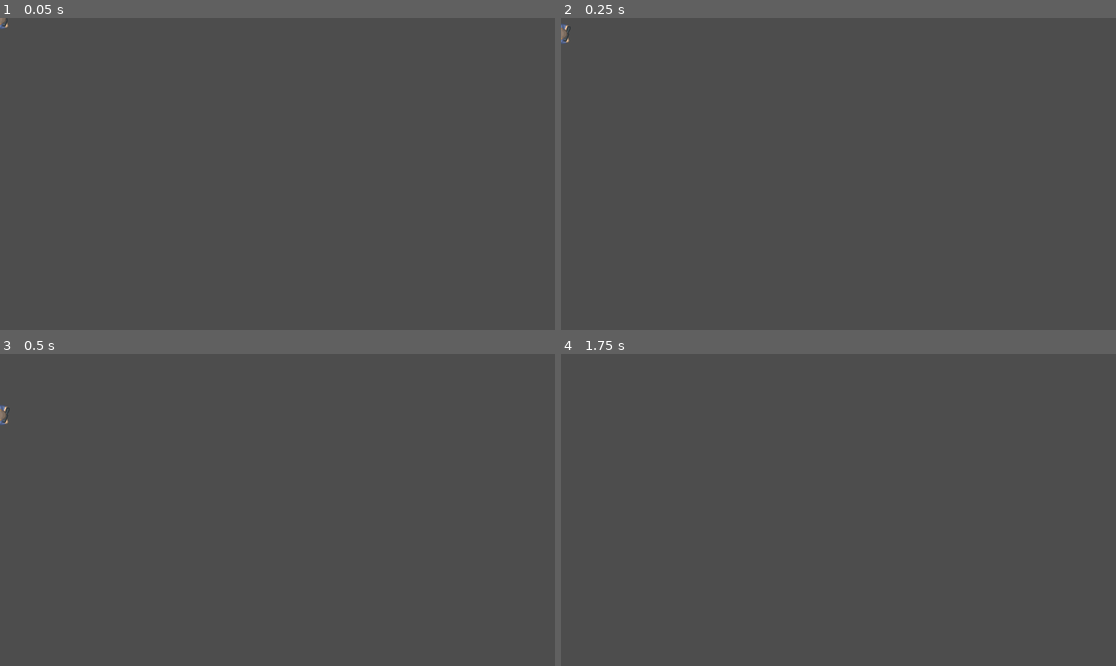
Above: before the commit, frames 1-4 (two rows, left to right).
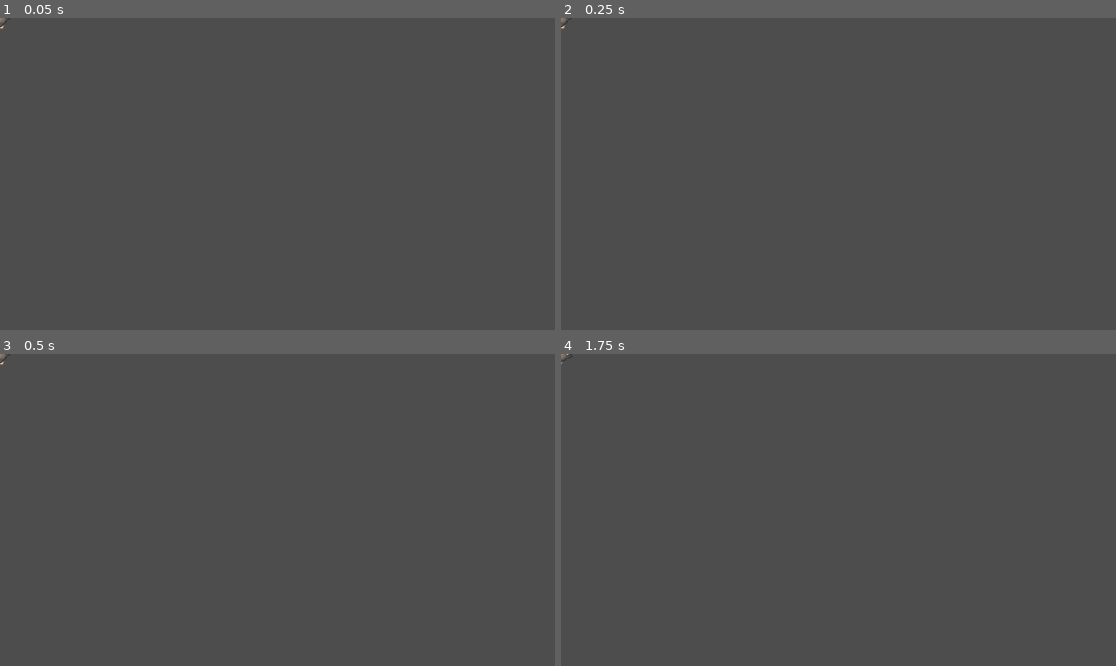
Above: after the commit, the same moments.

Repository: KeralaBlasters/year11godot
Game: Godot game, scene res://Scenes/player.tscn
The game is run twice, just before and just after one commit, with the same random seed, the same clock (stepped at 60 frames per second) and the same inputs. The project has no main scene, so this scene is started directly.
Inputs (mouse positions are in pixels of both pictures, inside the frame that each line leads up to):
- Up to frame 1 (0.05 s): no input
- Up to frame 2 (0.25 s): no input
- Up to frame 3 (0.5 s): no input
- Up to frame 4 (1.75 s): tap Enter (ui_accept) at 0.5, 0.6, 0.77, 1.07, 1.35, 1.52 s; move the mouse to (960, 494) at 0.52 s; hold Right (ui_right) from 0.53 s (still down); move the mouse to (727, 525) at 1.27 s

The runs differ from the first frame. In frame 1, less than 0.1% of the frame differs, in the area x 0-2%, y 0-4%; in frame 2, less than 0.1%; in frame 3, less than 0.1%, in the area x 0-2%, y 0-23%; in frame 4, less than 0.1%.

Commit message:
Creating the player
I worked on the movement of the player in particular here

Diff:
--- a/Thekeralablastersgame/Scenes/player.gd
+++ b/Thekeralablastersgame/Scenes/player.gd
@@ -2,27 +2,25 @@
 
 
 @export var SPEED = 300.0
-const JUMP_VELOCITY = -400.0
-
-# Get the gravity from the project settings to be synced with RigidBody nodes.
-var gravity = ProjectSettings.get_setting("physics/2d/default_gravity")
-
+@export var ACCELERATION = 20.0
+@export var FRICTION = 10.0
+@onready var sprite = $Sprite
+@export var ROTATION_SPEED = 1.5
 
 func _physics_process(delta):
-	# Add the gravity.
-	if not is_on_floor():
-		velocity.y += gravity * delta
-
-	# Handle jump.
-	if Input.is_action_just_pressed("ui_accept") and is_on_floor():
-		velocity.y = JUMP_VELOCITY
 
 	# Get the input direction and handle the movement/deceleration.
 	# As good practice, you should replace UI actions with custom gameplay actions.
-	var direction = Input.get_axis("ui_left", "ui_right")
+	var direction = Input.get_vector("left","right","up","down").normalized()
 	if direction:
-		velocity.x = direction * SPEED
+		velocity = velocity.move_toward(direction * SPEED, ACCELERATION)
 	else:
-		velocity.x = move_toward(velocity.x, 0, SPEED)
+		velocity = velocity.move_toward(Vector2.ZERO, FRICTION)
+	look_at(get_global_mouse_position())
+	var move_input = Input.get_axis("down", "up")
+	var rotation_direction = Input.get_axis("left", "right")
+	velocity = transform.x * move_input * SPEED
+	rotation += rotation_direction * ROTATION_SPEED * delta
+
 
 	move_and_slide()
--- a/Thekeralablastersgame/Scenes/player.tscn
+++ b/Thekeralablastersgame/Scenes/player.tscn
@@ -35,7 +35,7 @@
 [node name="Player" type="CharacterBody2D"]
 script = ExtResource("1_osk2c")
 
-[node name="AnimatedSprite2D" type="AnimatedSprite2D" parent="."]
+[node name="Sprite" type="AnimatedSprite2D" parent="."]
 sprite_frames = SubResource("SpriteFrames_cmq18")
 animation = &"shoot"
 speed_scale = 2.0
--- a/Thekeralablastersgame/project.godot
+++ b/Thekeralablastersgame/project.godot
@@ -14,6 +14,33 @@
 config/features=PackedStringArray("4.2", "Forward Plus")
 config/icon="res://icon.svg"
 
+[input]
+
+up={
+"deadzone": 0.5,
+"events": [Object(InputEventKey,"resource_local_to_scene":false,"resource_name":"","device":-1,"window_id":0,"alt_pressed":false,"shift_pressed":false,"ctrl_pressed":false,"meta_pressed":false,"pressed":false,"keycode":0,"physical_keycode":87,"key_label":0,"unicode":119,"echo":false,"script":null)
+, Object(InputEventKey,"resource_local_to_scene":false,"resource_name":"","device":-1,"window_id":0,"alt_pressed":false,"shift_pressed":false,"ctrl_pressed":false,"meta_pressed":false,"pressed":false,"keycode":0,"physical_keycode":4194320,"key_label":0,"unicode":0,"echo":false,"script":null)
+]
+}
+down={
+"deadzone": 0.5,
+"events": [Object(InputEventKey,"resource_local_to_scene":false,"resource_name":"","device":-1,"window_id":0,"alt_pressed":false,"shift_pressed":false,"ctrl_pressed":false,"meta_pressed":false,"pressed":false,"keycode":0,"physical_keycode":83,"key_label":0,"unicode":115,"echo":false,"script":null)
+, Object(InputEventKey,"resource_local_to_scene":false,"resource_name":"","device":-1,"window_id":0,"alt_pressed":false,"shift_pressed":false,"ctrl_pressed":false,"meta_pressed":false,"pressed":false,"keycode":0,"physical_keycode":4194322,"key_label":0,"unicode":0,"echo":false,"script":null)
+]
+}
+right={
+"deadzone": 0.5,
+"events": [Object(InputEventKey,"resource_local_to_scene":false,"resource_name":"","device":-1,"window_id":0,"alt_pressed":false,"shift_pressed":false,"ctrl_pressed":false,"meta_pressed":false,"pressed":false,"keycode":0,"physical_keycode":68,"key_label":0,"unicode":100,"echo":false,"script":null)
+, Object(InputEventKey,"resource_local_to_scene":false,"resource_name":"","device":-1,"window_id":0,"alt_pressed":false,"shift_pressed":false,"ctrl_pressed":false,"meta_pressed":false,"pressed":false,"keycode":0,"physical_keycode":4194321,"key_label":0,"unicode":0,"echo":false,"script":null)
+]
+}
+left={
+"deadzone": 0.5,
+"events": [Object(InputEventKey,"resource_local_to_scene":false,"resource_name":"","device":-1,"window_id":0,"alt_pressed":false,"shift_pressed":false,"ctrl_pressed":false,"meta_pressed":false,"pressed":false,"keycode":0,"physical_keycode":65,"key_label":0,"unicode":97,"echo":false,"script":null)
+, Object(InputEventKey,"resource_local_to_scene":false,"resource_name":"","device":-1,"window_id":0,"alt_pressed":false,"shift_pressed":false,"ctrl_pressed":false,"meta_pressed":false,"pressed":false,"keycode":0,"physical_keycode":4194319,"key_label":0,"unicode":0,"echo":false,"script":null)
+]
+}
+
 [rendering]
 
 textures/canvas_textures/default_texture_filter=0
